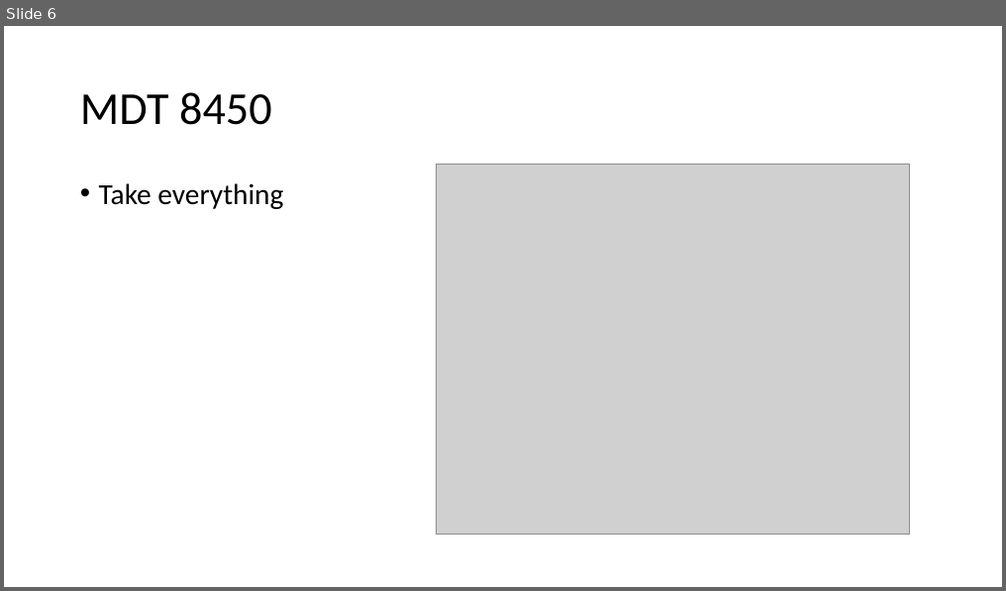
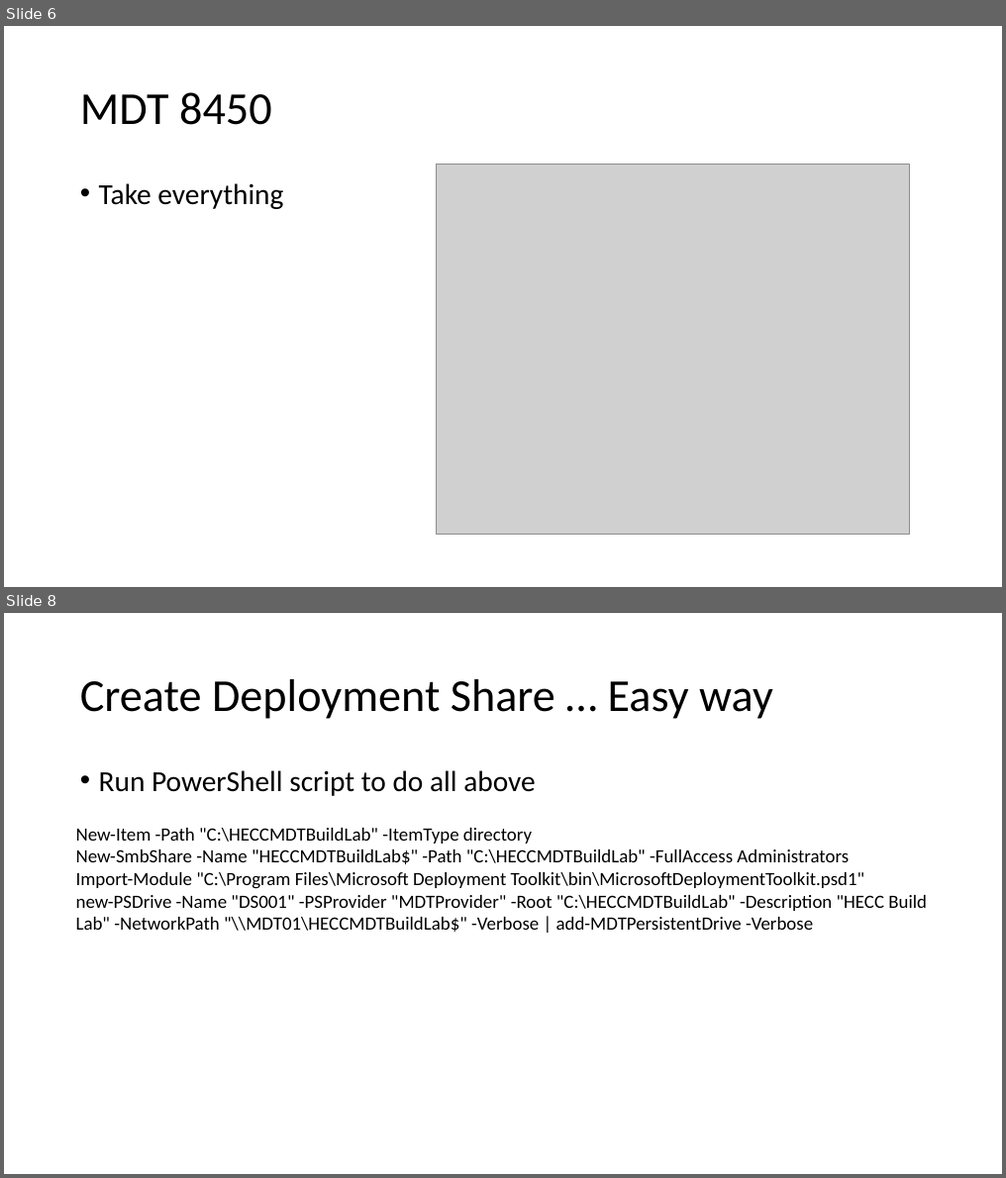
Before and after one commit to fydexx/HECC-2018, a slide deck: Part_01/Section01.pptx. Shown one above the other, each under a label of ours: slide 6 before the commit, slides 6 and 8 after it; the slides between them are not shown. The pictures are 1006x591 and 1006x1178 pixels, drawn with LibreOffice and Linux fonts; fonts in the diff are those of the drawing; grey boxes stand for pictures. Boxes give left, top, right and bottom in pixels: in the first picture for what was removed or moved away, otherwise in the second. Text is boxed around its words. In the diff, an @@ line names an element or a change of style, - is before the commit and + after.

```diff
--- a/Part_01/Section01.pptx
+++ b/Part_01/Section01.pptx
@@ slide 8 added at box(4, 613, 1002, 1174), background #FFFFFF @@
@@ title added at box(80, 679, 773, 719), 44 pt, text #000000 @@
+Create Deployment Share … Easy way
@@ text added at box(99, 770, 535, 796), 28 pt, text #000000 @@
+• Run PowerShell script to do all above
@@ text added at box(76, 828, 927, 932), 18 pt, text #000000 @@
+New-Item -Path "C:\HECCMDTBuildLab" -ItemType directory
+New-SmbShare -Name "HECCMDTBuildLab$" -Path "C:\HECCMDTBuildLab" -FullAccess Administrators
+Import-Module "C:\Program Files\Microsoft Deployment Toolkit\bin\MicrosoftDeploymentToolkit.psd1"
+new-PSDrive -Name "DS001" -PSProvider "MDTProvider" -Root "C:\HECCMDTBuildLab" -Description "HECC Build Lab" -NetworkPath "\\MDT01\HECCMDTBuildLab$" -Verbose | add-MDTPersistentDrive -Verbose
```
Also in this commit, not shown: 1 slide changed, 1 other slide added.
